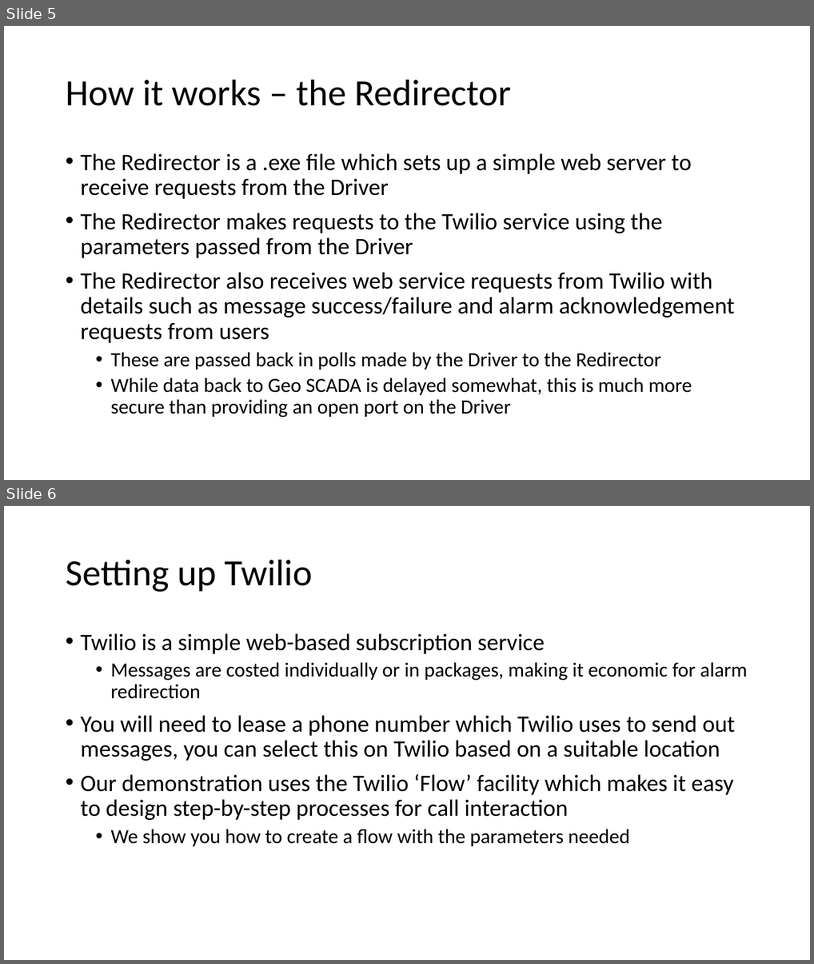
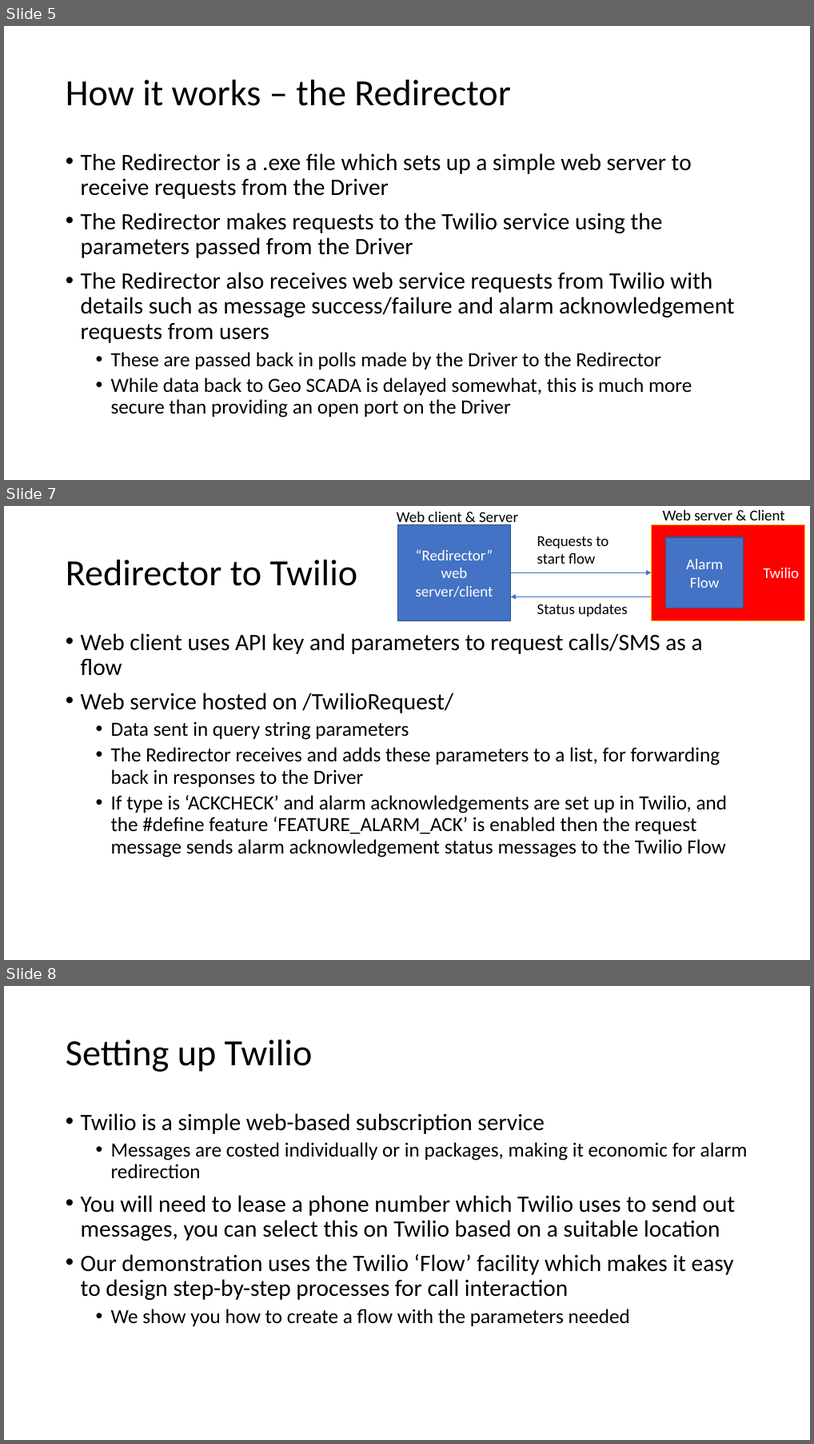
Before and after one commit to ClearSCADA/notify, a slide deck: NotifyDemo Description.pptx. Shown one above the other, each under a label of ours: slides 5 and 6 before the commit, slides 5, 7 and 8 after it; the slides between them are not shown. The pictures are 814x964 and 814x1444 pixels, drawn with LibreOffice and Linux fonts; fonts in the diff are those of the drawing. Boxes give left, top, right and bottom in pixels: in the first picture for what was removed or moved away, otherwise in the second. Text is boxed around its words. In the diff, an @@ line names an element or a change of style, - is before the commit and + after.

```diff
--- a/NotifyDemo Description.pptx
+++ b/NotifyDemo Description.pptx
@@ slide 7 added at <box>4,506,810,960</box>, background #FFFFFF @@
@@ text added at <box>397,512,518,526</box>, 18 pt, text #000000 @@
+Web client & Server
@@ rectangle added at <box>398,524,511,621</box>, fill #4472C4, outline #325491 1 pt, 18 pt, text #FFFFFF @@
+“Redirector” web server/client
@@ rectangle added at <box>652,524,806,621</box>, fill #FF0000, outline #FFC000 1 pt, 18 pt, text #FFFFFF @@
+Twilio
@@ text added at <box>663,510,786,520</box>, 18 pt, text #000000 @@
+Web server & Client
@@ text added at <box>538,536,609,564</box>, 18 pt, text #000000 @@
+Requests to start flow
@@ rectangle added at <box>666,537,744,608</box>, fill #4472C4, outline #325491 1 pt, 18 pt, text #FFFFFF @@
+Alarm Flow
@@ title added at <box>66,560,358,586</box>, 44 pt, text #000000 @@
+Redirector to Twilio
@@ arrow added from (511, 572) to (652, 572), #4472C4 0.5 pt @@
@@ arrow added from (652, 596) to (511, 596), #4472C4 0.5 pt @@
@@ text added at <box>538,604,628,616</box>, 18 pt, text #000000 @@
+Status updates
@@ text added at <box>81,633,728,857</box>, 24 pt, text #000000 @@
+• Web client uses API key and parameters to request calls/SMS as a flow
+• Web service hosted on /TwilioRequest/
+  • Data sent in query string parameters
+  • The Redirector receives and adds these parameters to a list, for forwarding back in responses to the Driver
+  • If type is ‘ACKCHECK’ and alarm acknowledgements are set up in Twilio, and the #define feature ‘FEATURE_ALARM_ACK’ is enabled then the request message sends alarm acknowledgement status messages to the Twilio Flow
@@ what was slide 6 is now slide 8 @@
```
Also in this commit, not shown: 2 other slides added.
